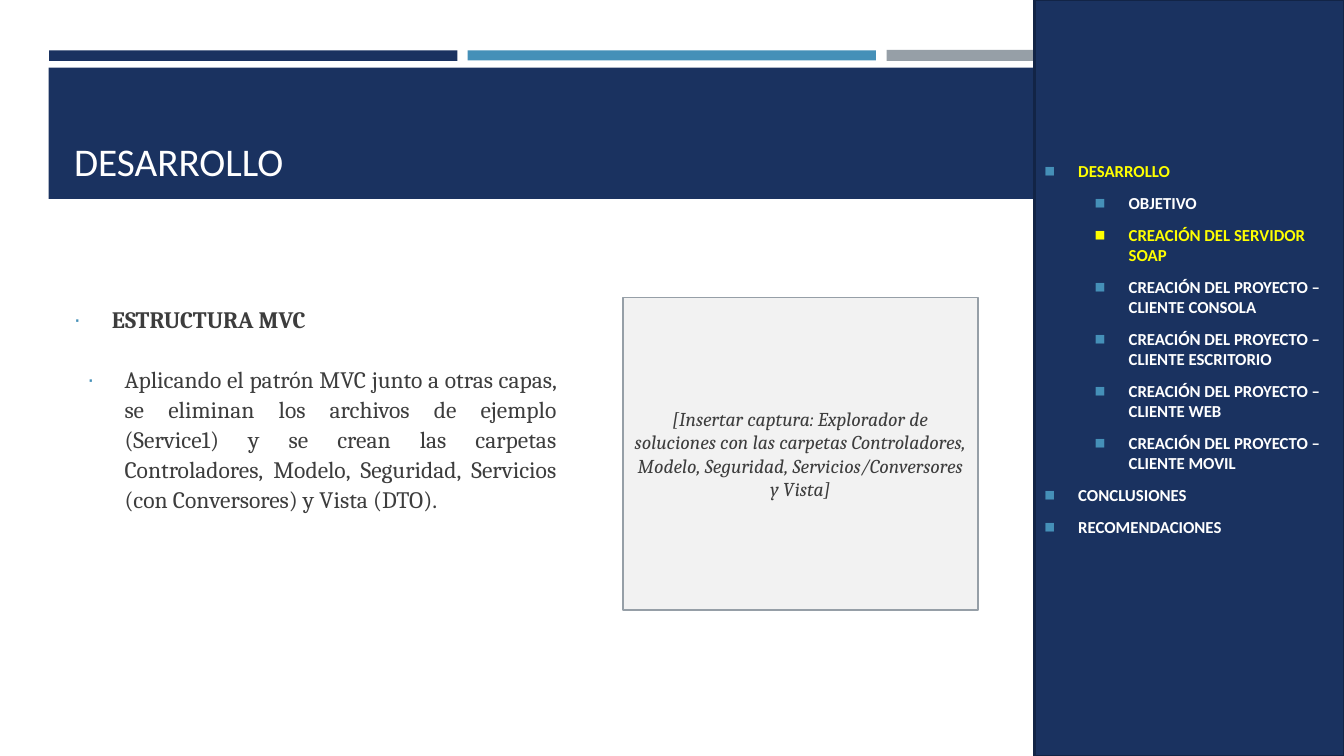
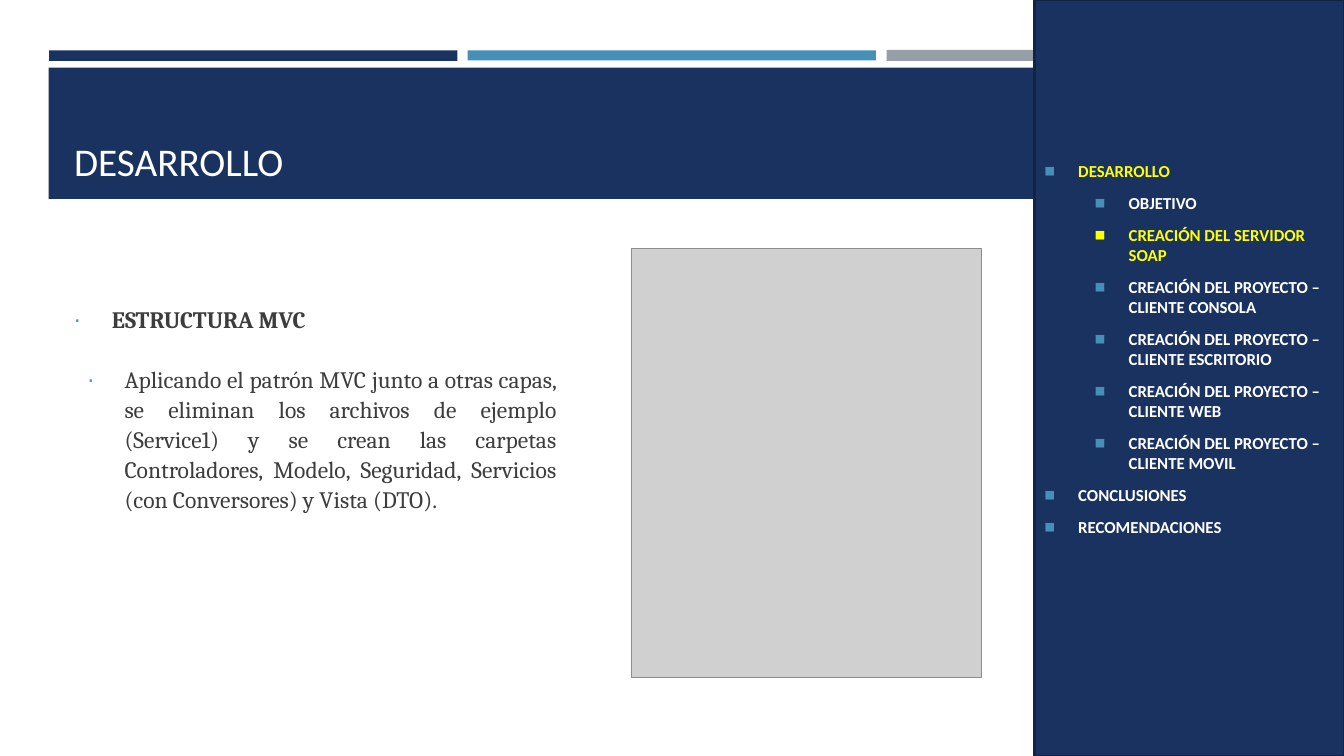
Before and after one commit to Teo344/Arquitectura_GRUPO03, a slide deck: slide 6 of TI.1.2. PAO202651_SOAP_DOTNET_SINBDD_NRC36884_GR03/05. DOCUMENTACION/PRESENTACION TI.1.2. SOAP sin BDD en DOTNET GR03.pptx. Drawn at 1344x756 pixels with LibreOffice and Linux fonts; fonts in the diff are those of the drawing; grey boxes stand for pictures. Boxes give left, top, right and bottom in pixels: in the first picture for what was removed or moved away, otherwise in the second. Text is boxed around its words. In the diff, an @@ line names an element or a change of style, - is before the commit and + after.

```diff
--- a/TI.1.2. PAO202651_SOAP_DOTNET_SINBDD_NRC36884_GR03/05. DOCUMENTACION/PRESENTACION TI.1.2. SOAP sin BDD en DOTNET GR03.pptx
+++ b/TI.1.2. PAO202651_SOAP_DOTNET_SINBDD_NRC36884_GR03/05. DOCUMENTACION/PRESENTACION TI.1.2. SOAP sin BDD en DOTNET GR03.pptx
@@ picture added at box(632, 249, 982, 679) @@
@@ rectangle removed at box(623, 297, 978, 610) @@
-[Insertar captura: Explorador de soluciones con las carpetas Controladores, Modelo, Seguridad, Servicios/Conversores y Vista]
```
Also in this commit, not shown: 29 other slides changed, 2 slides removed, 1 other file.
